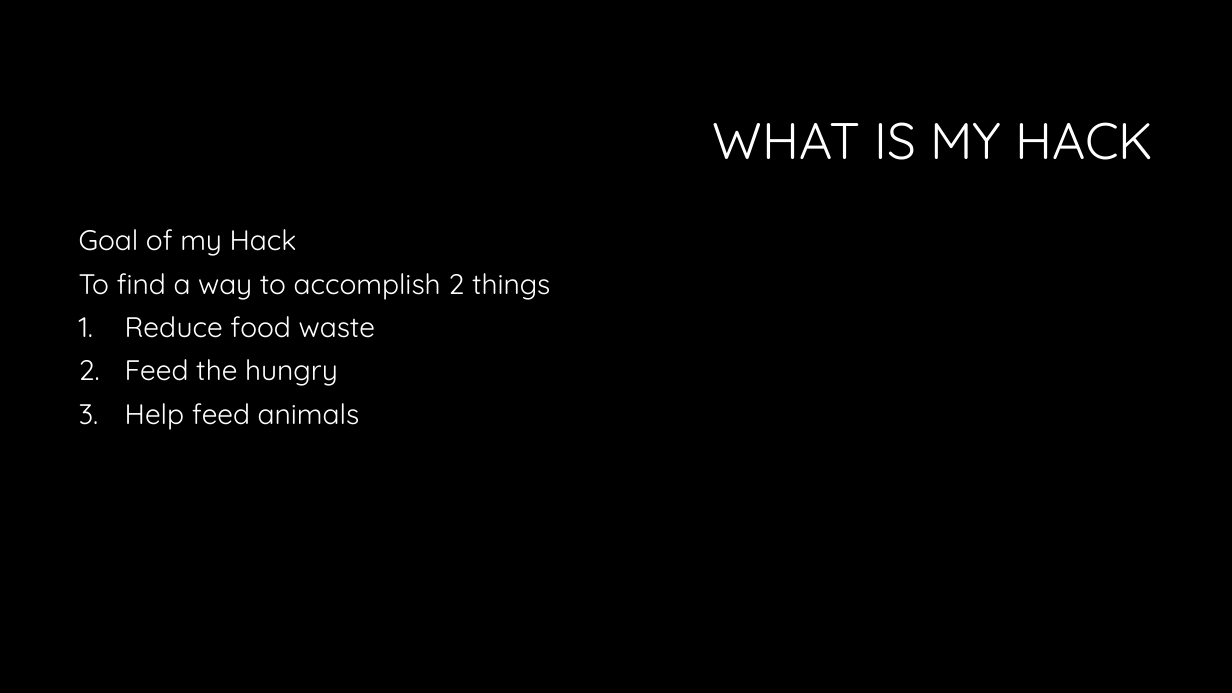
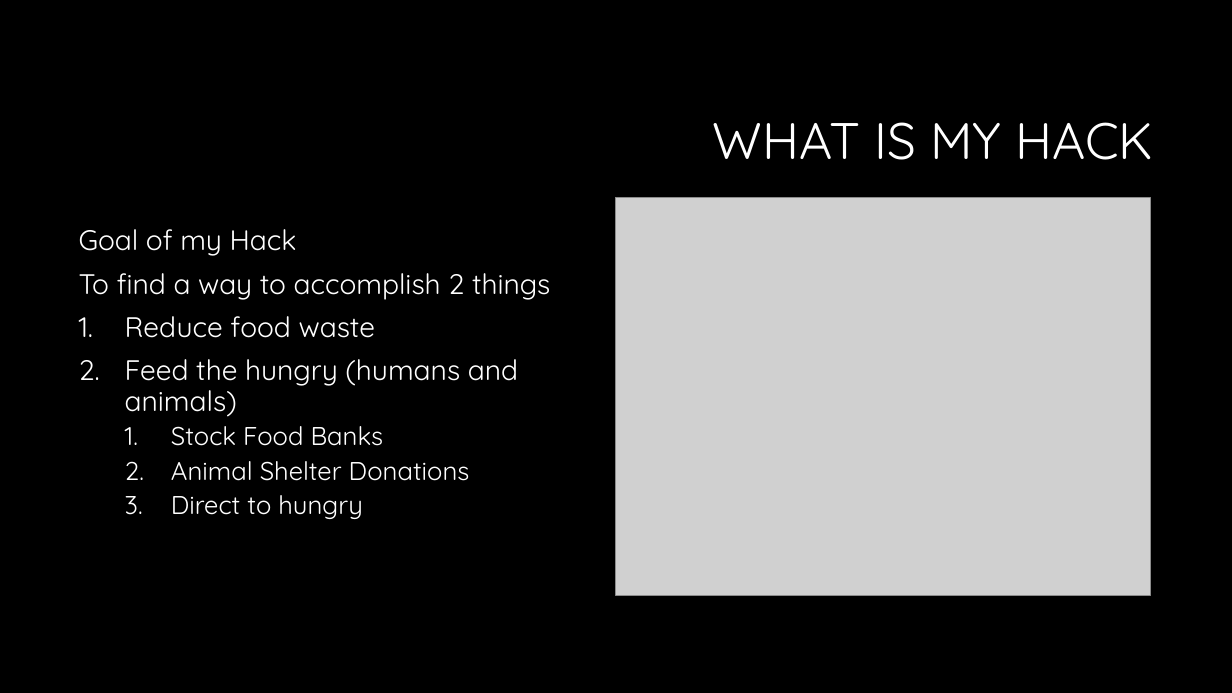
Before and after one commit to mikecairns1/tadhack2020-phoenix-mini, a slide deck: slide 3 of TadHack2020-Phoenix.pptx (slide 2 before the commit). Drawn at 1232x693 pixels with LibreOffice and Linux fonts; fonts in the diff are those of the drawing; grey boxes stand for pictures; background and template pictures are left out. Boxes give left, top, right and bottom in pixels: in the first picture for what was removed or moved away, otherwise in the second. Text is boxed around its words. In the diff, an @@ line names an element or a change of style, - is before the commit and + after.

```diff
--- a/TadHack2020-Phoenix.pptx
+++ b/TadHack2020-Phoenix.pptx
@@ picture added at box(616, 197, 1151, 595) @@
@@ text at box(125, 359, 518, 519): text changed; size 22 to 20 pt @@
-2. Feed the hungry
-3. Help feed animals
+2. Feed the hungry (humans and animals)
+  1. Stock Food Banks
+  2. Animal Shelter Donations
+  3. Direct to hungry
```
Also in this commit, not shown: 3 other slides changed, 2 slides added, 2 slides removed, 1 other file.
